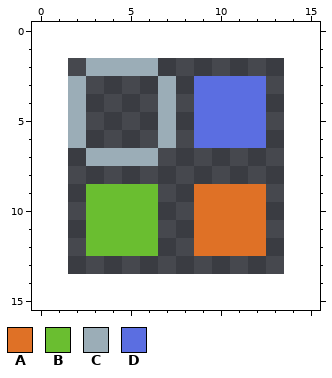
Two versions of one pixel-art file, generators/mystery_dungeon/tiles.aseprite. That is the earlier state.
12x12 pixels, 1 frame. The old version is drawn lined up with the new one, on the new canvas.
Palette (. is transparent): A #df7126  B #6abe30  C #9badb7  D #5b6ee1
Pixels before, first column x 2:
 2 .CCCC......
 3 C....C.DDDD
 4 C....C.DDDD
 5 C....C.DDDD
 6 C....C.DDDD
 7 .CCCC......
 8 ...........
 9 .BBBB..AAAA
10 .BBBB..AAAA
11 .BBBB..AAAA
12 .BBBB..AAAA
After the commit:
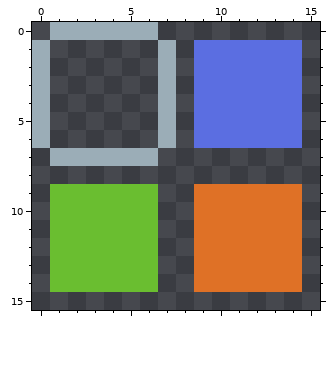
The exact change:
canvas 12x12 -> 16x16, the old top-left corner now at 2,2
y 0: x 1..6 ...... -> CCCCCC
y 1: x 0 . -> C; x 7 . -> C; x 9..14 ...... -> DDDDDD
y 2: x 0 . -> C; x 3..7 CCCC. -> ....C; x 9..14 ...... -> DDDDDD
y 3..6: x 0 . -> C; x 2 C -> .; x 13..14 .. -> DD
y 7: x 1..2 .. -> CC
y 9..12: x 1..2 .. -> BB; x 13..14 .. -> AA
y 13..14: x 1..6 ...... -> BBBBBB; x 9..14 ...... -> AAAAAA
Changed places in both pictures, as pixel boxes (x1, y1, x2, y2):
changed: (32, 22, 302, 292)
